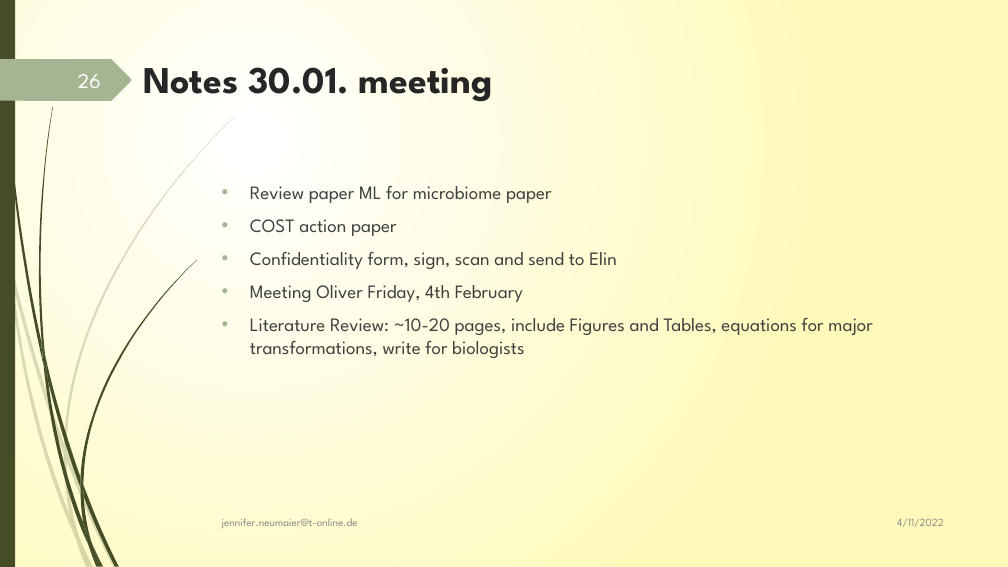
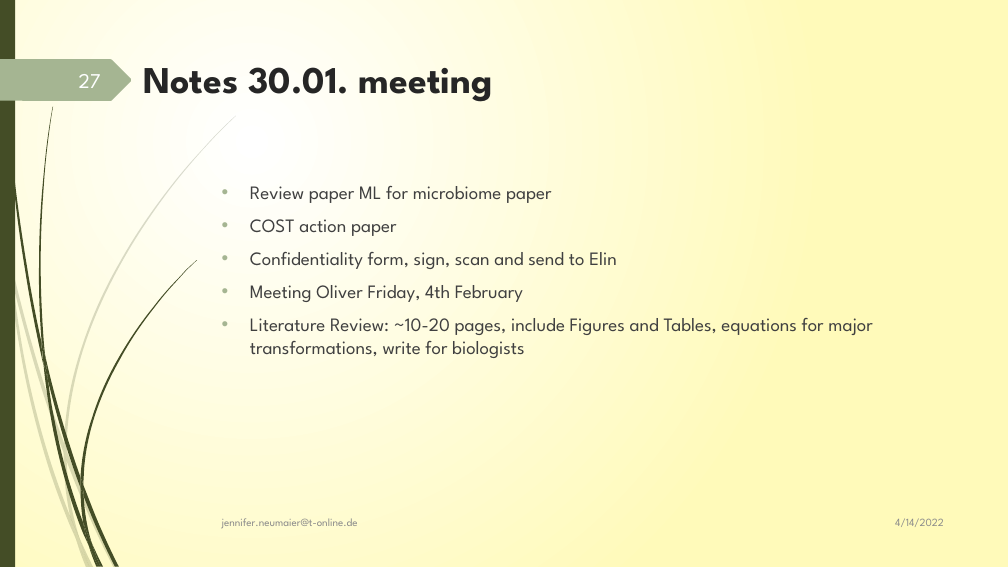
Before and after one commit to JenniferNeumaier/ml_coda, a slide deck: slide 27 of doc/Project_structure_notes.pptx (slide 26 before the commit). Drawn at 1008x567 pixels with LibreOffice and Linux fonts; fonts in the diff are those of the drawing. Boxes give left, top, right and bottom in pixels: in the first picture for what was removed or moved away, otherwise in the second. Text is boxed around its words. In the diff, an @@ line names an element or a change of style, - is before the commit and + after.

```diff
--- a/doc/Project_structure_notes.pptx
+++ b/doc/Project_structure_notes.pptx
@@ page number at (x1=79, y1=74, x2=101, y2=88): text changed @@
-26
+27
@@ text at (x1=895, y1=518, x2=944, y2=527): text changed @@
-4/11/2022
+4/14/2022
```
Also in this commit, not shown: 17 other slides changed, 2 slides added, 1 slide removed.
